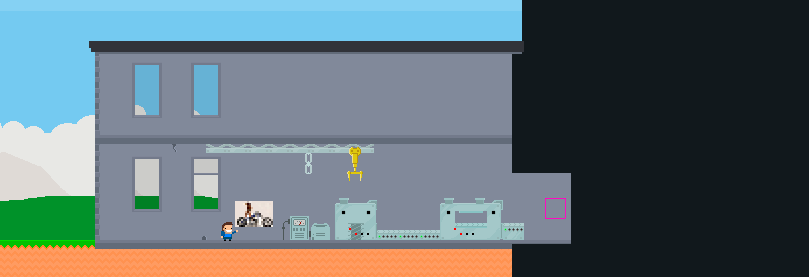
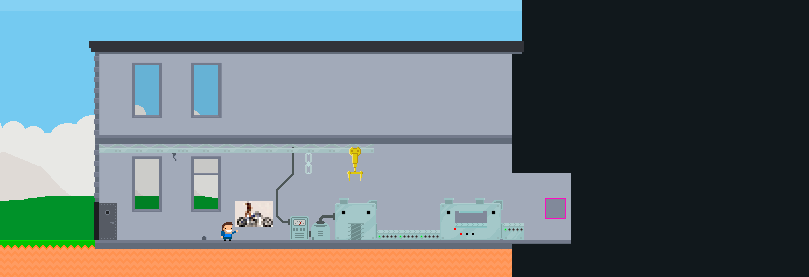
Revision of a layered 809 × 277 image; what changed, layer by layer:
added layer "Lag 29" above "Lag 28" over [left=171, top=153, right=179, bottom=163]
added layer "Lag 28" above "Lag 26" over [left=99, top=144, right=229, bottom=153]
added layer "Lag 26" above "Lag 24" over [left=94, top=153, right=117, bottom=240]
added layer "Lag 27" above "Lag 22" over [left=99, top=54, right=571, bottom=240]
added layer "Lag 22" above "Lag 21" over [left=94, top=144, right=283, bottom=240]
added layer "Lag 21" above "Lag 20" over [left=94, top=54, right=512, bottom=135]
